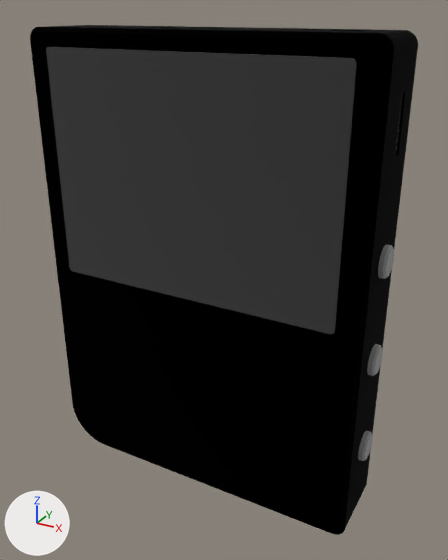
Renders of the glTF model site-assets-237.glb from each side of a commit.
Camera for both pictures: a camera (50 mm lens) standing at (0.0718, -0.1242, 0.1225) and looking at (0.0026, 0.0016, 0.0596). Every picture has the same lights, and +X, +Y and +Z are marked at lower left. The picture after the commit comes second. Where no turn or scale is listed for an object, it has been applied to the vertices.

Script lines for the objects in view, before the commit:
```python
ob_mesh_0 = bpy.data.objects.new('Mesh_0', me_mesh_0)
ob_mesh_0.location = (0.0, 0.0, 0.0)
ob_mesh_16 = bpy.data.objects.new('Mesh_16', me_mesh_16)
ob_mesh_16.location = (0.0, 0.0, 0.0)
ob_mesh_17 = bpy.data.objects.new('Mesh_17', me_mesh_17)
ob_mesh_17.location = (0.0, 0.0, 0.0)
ob_mesh_7 = bpy.data.objects.new('Mesh_7', me_mesh_7)
ob_mesh_7.location = (0.0, 0.0, 0.0)
ob_mesh_8 = bpy.data.objects.new('Mesh_8', me_mesh_8)
ob_mesh_8.location = (0.0, 0.0, 0.0)
ob_mesh_9 = bpy.data.objects.new('Mesh_9', me_mesh_9)
ob_mesh_9.location = (0.0, 0.0, 0.0)
```
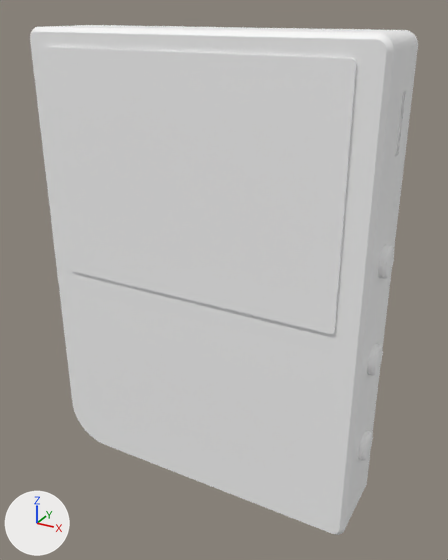
Location of each change, [x1, y1, x2, y2] in pixels of the pictures (448 x 560 px):
'Mesh_17', recoloured (black to white)
    both: [30, 26, 400, 535]
'Mesh_16', recoloured (dark grey to white)
    both: [46, 47, 357, 334]
'Mesh_0', recoloured
    both: [58, 25, 418, 518]
'Mesh_7', recoloured (grey to white)
    both: [378, 245, 394, 279]
'Mesh_8', recoloured (grey to white)
    both: [367, 344, 383, 376]
'Mesh_9', recoloured (grey to white)
    both: [358, 430, 373, 461]

The change, as a list of edits to the scene's bpy script:
```text
Add mat_plastic__11:
    mat_plastic__11 = principled_material('Plastic (11)')
    mat_plastic__11.base_color = (0.957, 0.957, 0.957)  # white #fafafa
Change me_mesh_0:
    where me_mesh_0.from_pydata(...)  # 2299 vertices, 4644 faces; spans x -0.0425..0.0425, y -0.0076..0.01, z 0.0034..0.1184
    remove me_mesh_0.materials.append(mat_material_0)  # black #000000
    add me_mesh_0.materials.append(mat_plastic__11)  # white #fafafa
Change me_mesh_7:
    where me_mesh_7.from_pydata(...)  # 384 vertices, 764 faces; spans x 0.0405..0.044, y -0.00459..0.00259, z 0.06972..0.0769
    remove me_mesh_7.materials.append(mat_material_1)  # grey #bcbcbc
    add me_mesh_7.materials.append(mat_plastic__11)  # white #fafafa
Change me_mesh_8:
    where me_mesh_8.from_pydata(...)  # 384 vertices, 764 faces; spans x 0.0405..0.044, y -0.00459..0.00259, z 0.04572..0.0529
    remove me_mesh_8.materials.append(mat_material_1)  # grey #bcbcbc
    add me_mesh_8.materials.append(mat_plastic__11)  # white #fafafa
Change me_mesh_9:
    where me_mesh_9.from_pydata(...)  # 512 vertices, 1020 faces; spans x 0.0405..0.044, y -0.00459..0.00259, z 0.02172..0.0289
    remove me_mesh_9.materials.append(mat_material_1)  # grey #bcbcbc
    add me_mesh_9.materials.append(mat_plastic__11)  # white #fafafa
Change me_mesh_16:
    where me_mesh_16.from_pydata(...)  # 388 vertices, 772 faces; spans x -0.0364..0.0364, y -0.0115..-0.0062, z 0.059..0.1143
    remove me_mesh_16.materials.append(mat_material_2)  # dark grey #666666
    add me_mesh_16.materials.append(mat_plastic__11)  # white #fafafa
Change me_mesh_17:
    where me_mesh_17.from_pydata(...)  # 1170 vertices, 2340 faces; spans x -0.0425..0.0425, y -0.011..-0.0061, z 0.0034..0.1184
    remove me_mesh_17.materials.append(mat_material_0)  # black #000000
    add me_mesh_17.materials.append(mat_plastic__11)  # white #fafafa
```
